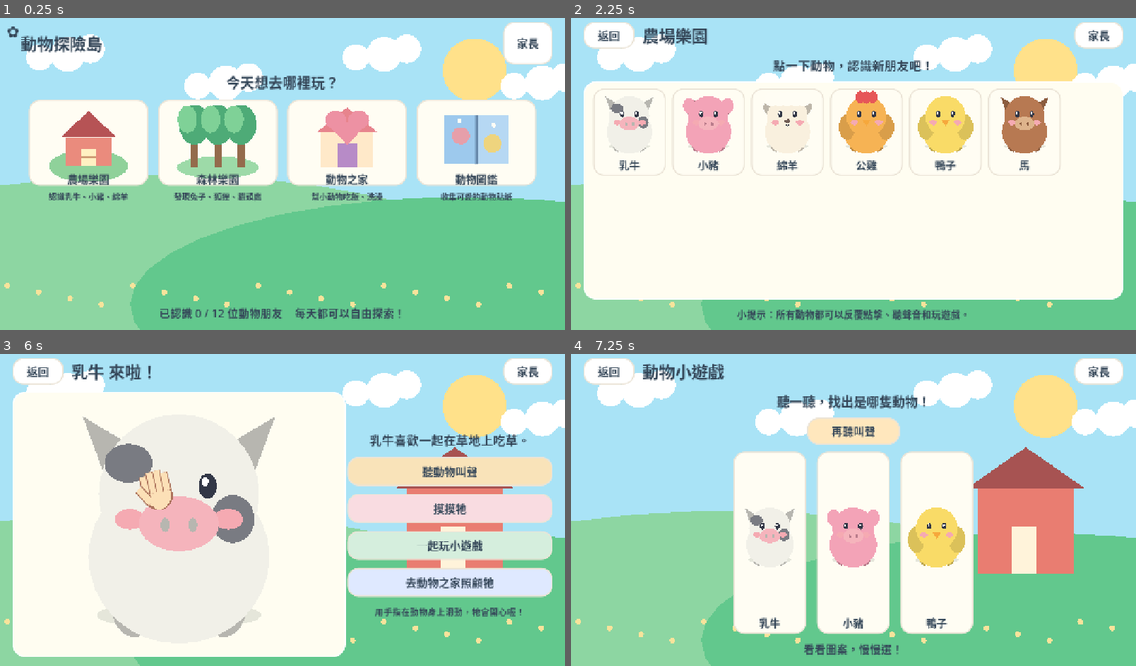
Above: before the commit, frames 1-4 (two rows, left to right).
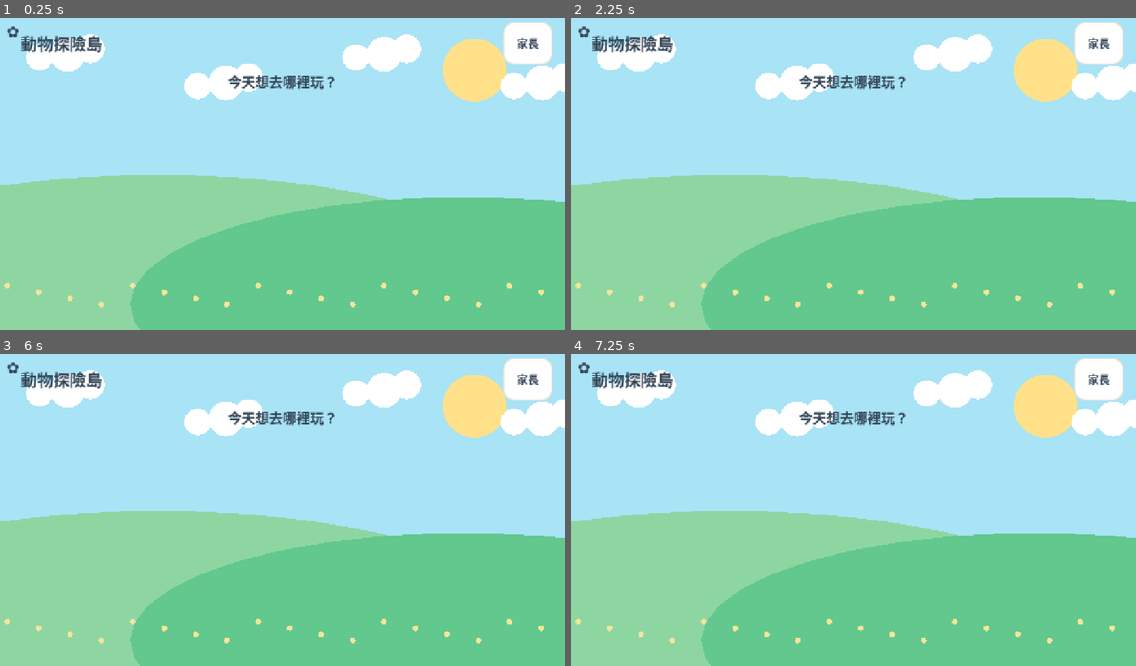
Above: after the commit, the same moments.

Repository: jimmy0933b3-sudo/farm
Game: Godot game, scene res://scenes/Main.tscn
Two runs of this game, one before a commit and one after it. Both use one fixed random seed, a clock stepped at 60 frames per second and the inputs below.
Inputs (mouse positions are in pixels of both pictures, inside the frame that each line leads up to):
- Up to frame 1 (0.25 s): no input
- Up to frame 2 (2.25 s): click "家長" at 0.5 s; click "返回" at 1.25 s; click (661, 142) at 2.02 s
- Up to frame 3 (6 s): click "家長" at 2.75 s; click "確認" at 3.5 s; click "返回" at 4.25 s; click (90, 478) at 5.02 s; click (56, 469) at 5.77 s
- Up to frame 4 (7.25 s): click (1023, 544) at 6.5 s, where only the run before the commit has a clickable "一起玩小遊戲"

The runs differ from the first frame. In frame 1, 25% of the frame differs, in the area x 5-95%, y 18-97%; in frame 2, 70%, in the area x 1-98%, y 1-97%; in frame 3, 66%; in frame 4, 33%.
Error after the commit: Invalid assignment of property or key 'alignment' with value of type 'int' on a base object of type 'GridContainer'. (res://scripts/Main.gd:242)

Commit message:
feat: add independent home forest icon, multi-region journey, save-resume and integration smoke test

Diff:
--- a/scripts/ChoiceArt.gd
+++ b/scripts/ChoiceArt.gd
@@ -75,6 +75,18 @@
 			_line(Vector2(24,-35),Vector2(45,-91),Color("#E85D69"),8.0)
 			_line(Vector2(45,-91),Vector2(70,-91),Color("#E85D69"),8.0)
 			_oval(0,-55,63,12,Color("#DAF4F9"))
+		"forest_explore":
+			# A standalone illustrated forest icon: magnifying glass, trees and rabbit ears.
+			_oval(-49,32,33,48,Color("#4FA774"))
+			_oval(12,-25,55,64,Color("#4AAE7A"))
+			_oval(62,16,34,44,Color("#62BD86"))
+			_line(Vector2(-55,85),Vector2(-13,32),Color("#C79462"),17.0)
+			draw_arc(Vector2(24,-10),57.0,0,TAU,40,Color("#FAE5AE"),11.0,true)
+			_oval(22,-17,26,29,Color("#FFF4DB"))
+			_oval(3,-49,11,30,Color("#FFF4DB"))
+			_oval(40,-49,11,30,Color("#FFF4DB"))
+			_oval(11,-19,4,6,Color("#40594D"))
+			_oval(33,-19,4,6,Color("#40594D"))
 		"forest_seek":
 			# Magnifying glass and a leafy tree for non-readers.
 			draw_line(Vector2(-55,59),Vector2(-6,10),Color("#9B8067"),18.0,true)
--- a/scripts/Main.gd
+++ b/scripts/Main.gd
@@ -49,6 +49,8 @@
 			show_care()
 		"album":
 			show_album()
+		"forest_explore":
+			show_forest_search()
 		"forest_search":
 			show_forest_search()
 		_:
@@ -232,29 +234,34 @@
 
 func show_home() -> void:
 	var layout = _switch("home")
-	_header(layout, "動物探險島")
-	layout.add_child(_label("今天想去哪裡玩？", 32))
-	var row = HBoxContainer.new()
-	row.size_flags_vertical = Control.SIZE_EXPAND_FILL
-	row.alignment = BoxContainer.ALIGNMENT_CENTER
-	row.add_theme_constant_override("separation", 22)
-	layout.add_child(row)
+	_header(layout,"動物探險島")
+	layout.add_child(_label("今天想去哪裡玩？",31))
+	# Three columns across two rows leave generous hit targets on 16:9 phones.
+	var cards = GridContainer.new()
+	cards.columns = 3
+	cards.alignment = BoxContainer.ALIGNMENT_CENTER
+	cards.size_flags_vertical = Control.SIZE_EXPAND_FILL
+	cards.size_flags_horizontal = Control.SIZE_SHRINK_CENTER
+	cards.add_theme_constant_override("h_separation",22)
+	cards.add_theme_constant_override("v_separation",12)
+	layout.add_child(cards)
 	var places = [
-		{"title":"農場樂園","sub":"認識乳牛、小豬、綿羊","zone":"farm","color":Color("#FFE7BD")},
-		{"title":"森林樂園","sub":"發現兔子、狐狸、貓頭鷹","zone":"forest","color":Color("#C8EFCF")},
-		{"title":"動物之家","sub":"幫小動物吃飯、洗澡","zone":"care","color":Color("#FCD9DB")},
-		{"title":"動物圖鑑","sub":"收集可愛的動物貼紙","zone":"album","color":Color("#DBD9FC")}
+		{"title":"農場樂園","sub":"認識農場的動物朋友","zone":"farm"},
+		{"title":"森林樂園","sub":"看看森林有哪些動物","zone":"forest"},
+		{"title":"大森林探索","sub":"左右滑動森林找動物","zone":"forest_explore"},
+		{"title":"動物之家","sub":"餵食、洗澡、玩耍","zone":"care"},
+		{"title":"動物圖鑑","sub":"收集可愛的動物貼紙","zone":"album"}
 	]
 	for place in places:
 		var destination = str(place["zone"])
 		var outer = VBoxContainer.new()
-		outer.add_theme_constant_override("separation", 12)
-		row.add_child(outer)
-		outer.add_child(_picture_button(destination,str(place["title"]), Callable(self, "_go").bind(destination),Vector2(271,195)))
-		outer.add_child(_label(str(place["sub"]), 18))
+		outer.add_theme_constant_override("separation",5)
+		cards.add_child(outer)
+		outer.add_child(_picture_button(destination,str(place["title"]),Callable(self,"_go").bind(destination),Vector2(240,169)))
+		outer.add_child(_label(str(place["sub"]),18))
 	var count = int(progress.data["collected"].size())
-	layout.add_child(_label("已認識 %d / 12 位動物朋友    每天都可以自由探索！" % count, 25))
-	_narrate("歡迎來到動物探險島！看看圖片，點農場、森林或動物之家，就可以開始玩！")
+	layout.add_child(_label("已認識 %d / 12 位動物朋友" % count,24))
+	_narrate("歡迎來到動物探險島！點大森林探索的圖片，就能左右滑動森林，找小動物喔！")
 
 func _go(where: String) -> void:
 	match where:
@@ -271,7 +278,7 @@
 	_header(layout, "農場樂園" if zone == "farm" else "森林樂園", Callable(self,"show_home"))
 	layout.add_child(_label("點一下動物，認識新朋友吧！", 28))
 	if zone == "forest":
-		var seek_button = _picture_button("forest_seek","森林尋寶：找動物",Callable(self,"show_forest_search"),Vector2(320,112))
+		var seek_button = _picture_button("forest_explore","大森林探索",Callable(self,"show_forest_search"),Vector2(320,112))
 		seek_button.size_flags_horizontal = Control.SIZE_SHRINK_CENTER
 		layout.add_child(seek_button)
 	var panel = _panel()
@@ -292,7 +299,7 @@
 func show_forest_search() -> void:
 	current_zone = "forest"
 	var layout = _switch("forest_search","forest")
-	_header(layout,"森林尋寶：找動物",Callable(self,"show_zone").bind("forest"))
+	_header(layout,"大森林探索",Callable(self,"show_home"))
 	var forest_animals: Array = []
 	for a in animals:
 		if str(a.get("zone",""))=="forest":
@@ -326,8 +333,9 @@
 	row.add_theme_constant_override("separation",28)
 	layout.add_child(row)
 	row.add_child(_button("再找一次",Callable(self,"show_forest_search"),Color("#FCE1AB"),Vector2(250,85)))
-	row.add_child(_button("回到森林",Callable(self,"show_zone").bind("forest"),Color("#D8EED4"),Vector2(250,85)))
-	_narrate("太棒了！六位森林動物都找到了！想再玩一次嗎？每次動物藏的位置都不一樣喔。")
+	row.add_child(_button("回首頁",Callable(self,"show_home"),Color("#D8EED4"),Vector2(210,85)))
+	row.add_child(_button("回森林樂園",Callable(self,"show_zone").bind("forest"),Color("#E0E7FA"),Vector2(210,85)))
+	_narrate("太棒了！完成大森林探索！六隻森林動物都找到了！要再玩一次，還是回首頁呢？")
 
 func show_animal(id: String) -> void:
 	var info = _animal(id)
--- /dev/null
+++ b/tests/large_forest_smoke.gd
@@ -0,0 +1,95 @@
+extends SceneTree
+## Verifies the independent home icon, wide pannable world and resume.
+const ChoiceArt = preload("res://scripts/ChoiceArt.gd")
+
+func _initialize() -> void:
+	call_deferred("_run")
+
+func _run() -> void:
+	var game = load("res://scenes/Main.tscn").instantiate()
+	root.add_child(game)
+	await process_frame
+	game.show_home()
+	await process_frame
+	var icon_found=false
+	for child in _descendants(game):
+		if child.get_script() == ChoiceArt and str(child.get("item_id"))=="forest_explore":
+			icon_found=true
+	if not icon_found:
+		_fail("Home lacks an independent illustrated forest exploration icon")
+		return
+	game._go("forest_explore")
+	await process_frame
+	if game.screen!="forest_search" or not is_instance_valid(game.forest_game):
+		_fail("Forest home icon did not directly launch the game")
+		return
+	var seek=game.forest_game
+	var map=seek.stage
+	if map.WORLD_WIDTH <= map.size.x*1.7:
+		_fail("Forest world must be substantially wider than the viewport")
+		return
+	if seek.spots.size()!=6 or seek.placement.size()!=6:
+		_fail("Six real hideouts must appear in the large map")
+		return
+	var initial: float=map.camera_x
+	map.pan_by(620.0)
+	if map.camera_x <= initial+200.0:
+		_fail("Map did not pan horizontally")
+		return
+	map.pan_by(-620.0)
+	if map.camera_x > 2.0:
+		_fail("Map cannot return to the start")
+		return
+	var wrong=(seek.target_spot()+1)%6
+	seek.attempt_spot(wrong)
+	seek.attempt_spot(wrong)
+	if not seek.spots[seek.target_spot()].hint:
+		_fail("Second missed location should show a picture hint")
+		return
+	var id=seek.current_target()
+	seek.attempt_spot(seek.target_spot())
+	if not game.progress.data["forest_found"].has(id):
+		_fail("Discovery not persisted")
+		return
+	game.show_home()
+	await process_frame
+	game._go("forest_explore")
+	await process_frame
+	seek=game.forest_game
+	if seek.round_index!=1 or seek.found.size()!=1:
+		_fail("Unfinished forest adventure did not resume")
+		return
+	if not seek.spots[seek.placement.find(id)].revealed:
+		_fail("Previously discovered animal not visible on resumed map")
+		return
+	var previous_runs=int(game.progress.data["forest_explore_runs"])
+	for current in range(1,6):
+		seek.attempt_spot(seek.target_spot())
+		await create_timer(1.73).timeout
+	if game.screen!="forest_done":
+		_fail("Six discoveries did not finish the adventure")
+		return
+	if int(game.progress.data["forest_explore_runs"])!=previous_runs+1:
+		_fail("Completed run count not saved")
+		return
+	game.show_forest_search()
+	await process_frame
+	seek=game.forest_game
+	if seek.round_index!=0 or seek.found.size()!=0:
+		_fail("Replay should generate a fresh session")
+		return
+	print("PASS: large map, independent home icon, panning, hints, persisted resume, 6 finds and replay")
+	game.queue_free()
+	await process_frame
+	quit(0)
+
+func _descendants(node: Node) -> Array:
+	var all: Array=[]
+	for child in node.get_children():
+		all.append(child)
+		all.append_array(_descendants(child))
+	return all
+
+func _fail(message: String) -> void:
+	push_error("LARGE FOREST TEST FAILED: "+message)
+	quit(1)
Not shown, changed: .github/workflows/android.yml
Not shown, changed: README.md
